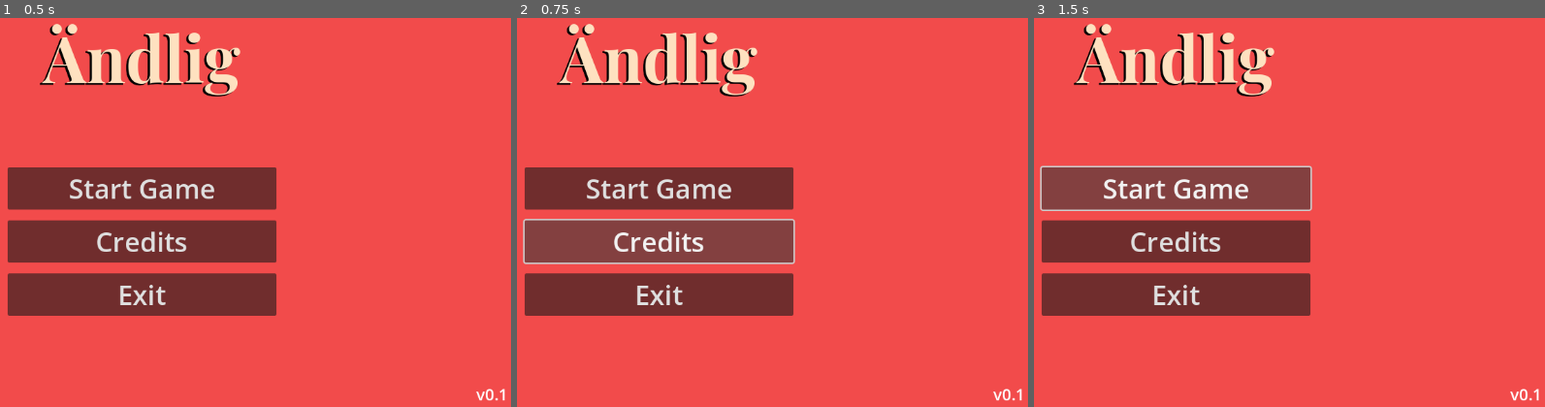
Above: before the commit, frames 1-3 (left to right).
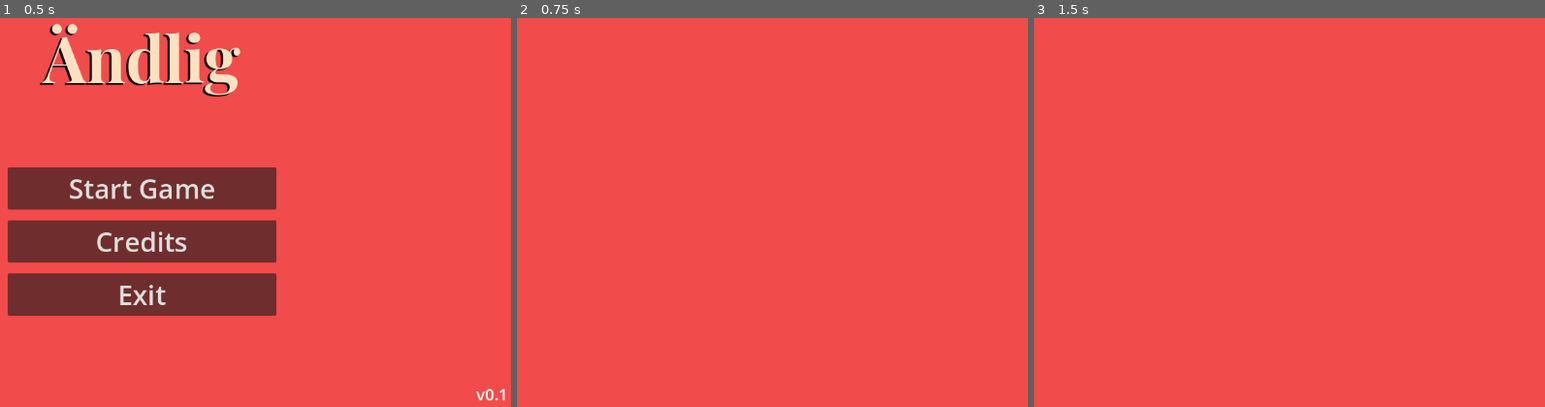
Above: after the commit, the same moments.

Repository: TheTwoBoom/andlig
Game: Godot game, scene res://scenes/menu.tscn
Two runs of this game, one before a commit and one after it. Both use one fixed random seed, a clock stepped at 60 frames per second and the inputs below.
Inputs (mouse positions are in pixels of both pictures, inside the frame that each line leads up to):
- Up to frame 1 (0.5 s): no input
- Up to frame 2 (0.75 s): click "Credits" at 0.5 s
- Up to frame 3 (1.5 s): click (1177, 189) at 1.25 s, where only the run before the commit has a clickable "Start Game"

Frame 1 is identical in both runs. In frame 2, 21% of the frame differs, in the area x 1-99%, y 1-99%; in frame 3, 21%.

Commit message:
Menu Stuff

Diff:
--- /dev/null
+++ b/scenes/credits.tscn
@@ -0,0 +1,9 @@
+[gd_scene format=3 uid="uid://cu6phj0da1r2b"]
+
+[node name="Credits" type="Control"]
+layout_mode = 3
+anchors_preset = 15
+anchor_right = 1.0
+anchor_bottom = 1.0
+grow_horizontal = 2
+grow_vertical = 2
--- a/scripts/menu.gd
+++ b/scripts/menu.gd
@@ -2,12 +2,12 @@
 
 
 func _on_start_button_pressed() -> void:
-	pass # Replace with function body.
+	get_tree().change_scene_to_file("res://scenes/game.tscn")
 
 
 func _on_credits_button_pressed() -> void:
-	pass # Replace with function body.
+	get_tree().change_scene_to_file("res://scenes/credits.tscn")
 
 
 func _on_exit_button_pressed() -> void:
-	pass # Replace with function body.
+	get_tree().quit()
